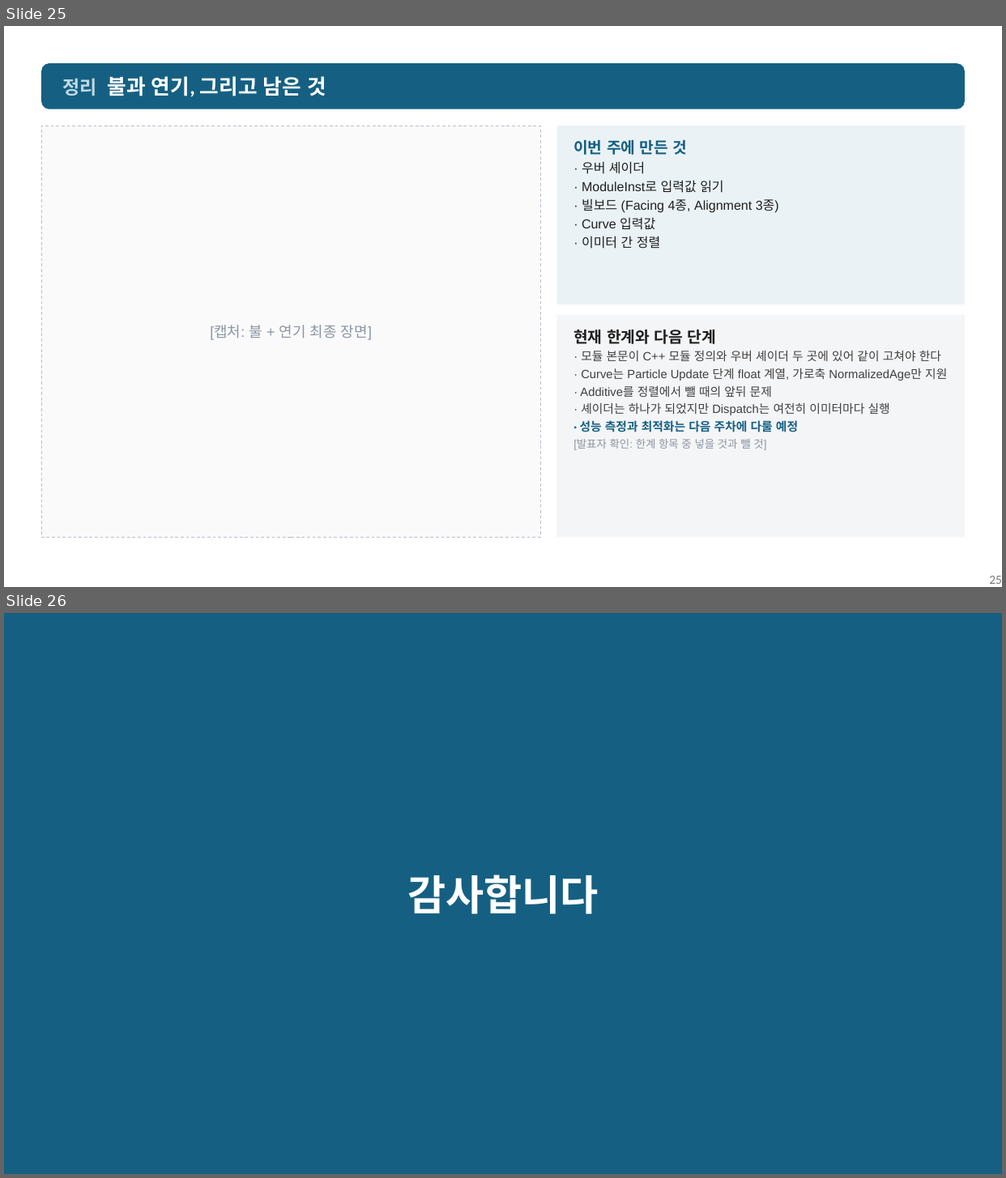
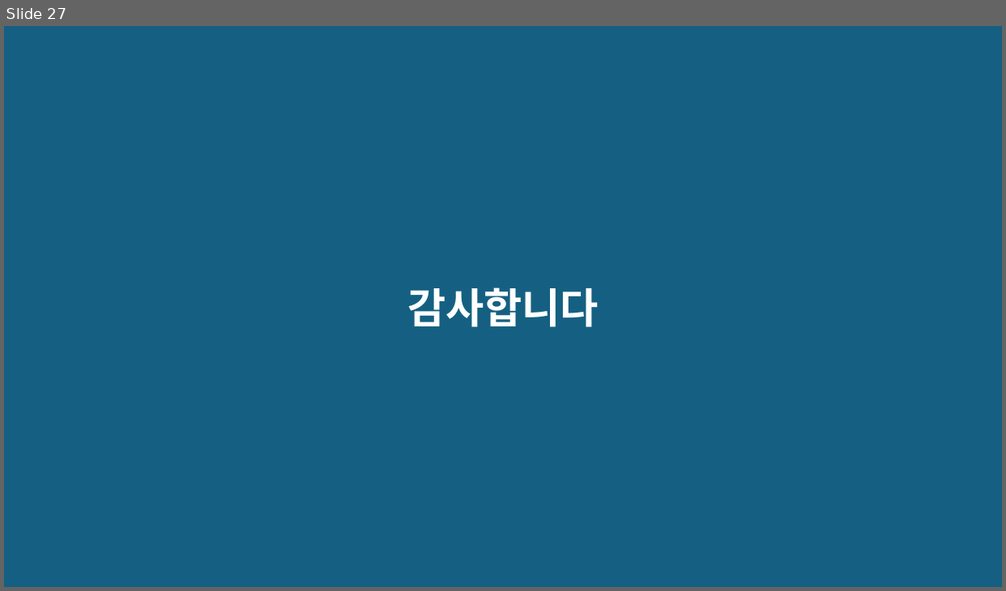
Before and after one commit to nyongking/My-GPUDrivenParticle, a slide deck: Presentation/5주차 발표.pptx. Shown one above the other, each under a label of ours: slides 25 and 26 before the commit, slide 27 after it. The pictures are 1006x1178 and 1006x591 pixels, drawn with LibreOffice and Linux fonts; fonts in the diff are those of the drawing. Boxes give left, top, right and bottom in pixels: in the first picture for what was removed or moved away, otherwise in the second. Text is boxed around its words. In the diff, an @@ line names an element or a change of style, - is before the commit and + after.

Commit message:
Presentation 5주차 완

```diff
--- a/Presentation/5주차 발표.pptx
+++ b/Presentation/5주차 발표.pptx
@@ slide 25 removed at [4, 26, 1002, 587], background #FFFFFF @@
@@ rounded rectangle removed at [41, 63, 965, 109] @@
-정리 불과 연기, 그리고 남은 것
@@ rectangle removed at [41, 126, 541, 537] @@
-[캡처: 불 + 연기 최종 장면]
@@ rectangle removed at [557, 126, 965, 305] @@
-이번 주에 만든 것
-· 우버 셰이더
-· ModuleInst로 입력값 읽기
-· 빌보드 (Facing 4종, Alignment 3종)
-· Curve 입력값
-· 이미터 간 정렬
@@ rectangle removed at [557, 315, 965, 537] @@
-현재 한계와 다음 단계
-· 모듈 본문이 C++ 모듈 정의와 우버 셰이더 두 곳에 있어 같이 고쳐야 한다
-· Curve는 Particle Update 단계 float 계열, 가로축 NormalizedAge만 지원
-· Additive를 정렬에서 뺄 때의 앞뒤 문제
-· 셰이더는 하나가 되었지만 Dispatch는 여전히 이미터마다 실행
-· 성능 측정과 최적화는 다음 주차에 다룰 예정
-[발표자 확인: 한계 항목 중 넣을 것과 뺄 것]
@@ page number removed at [989, 576, 1002, 584] @@
-25
@@ what was slide 26 is now slide 27 @@
```
Also in this commit, not shown: 7 slides changed, 7 slides added, 17 other slides removed, 1 other file.
